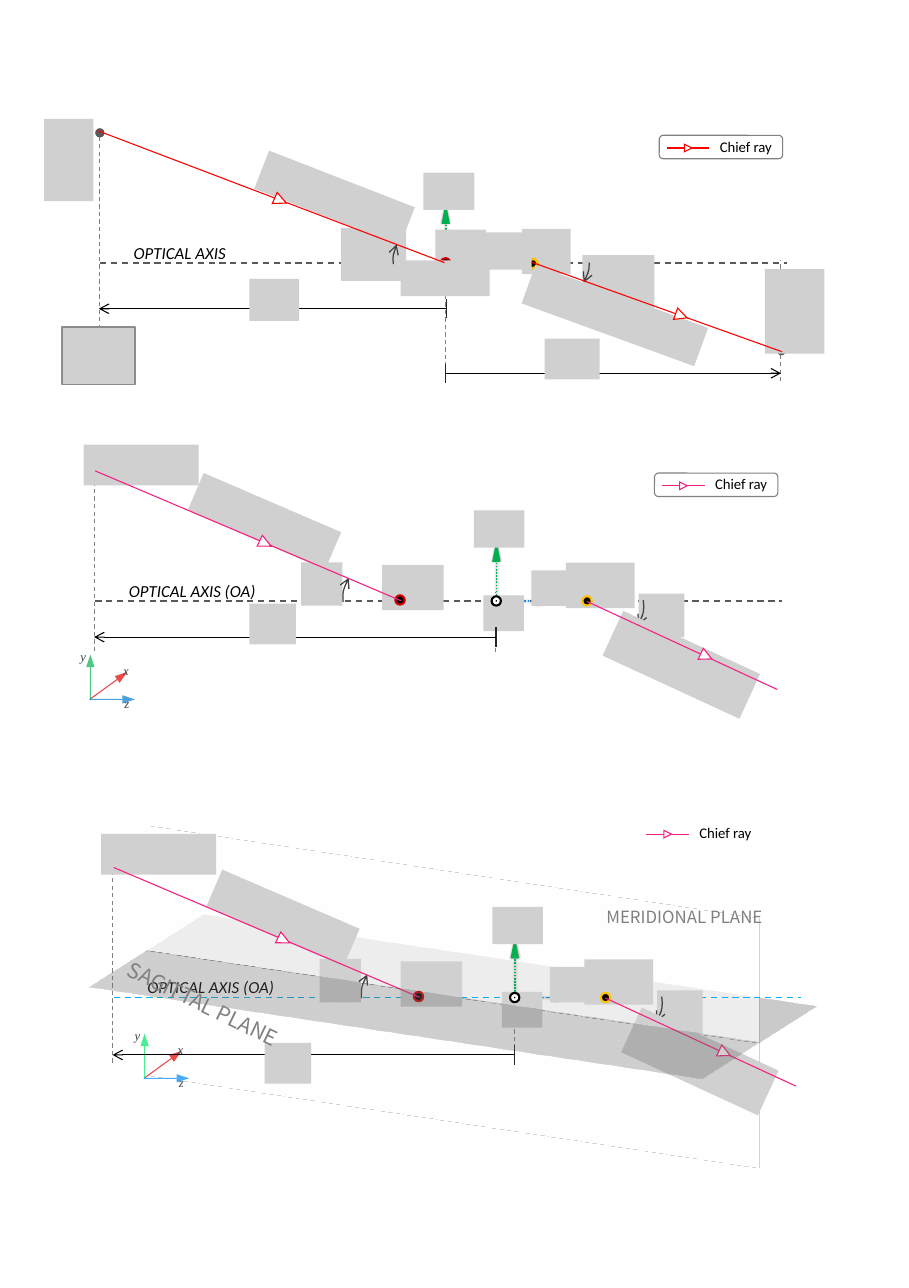
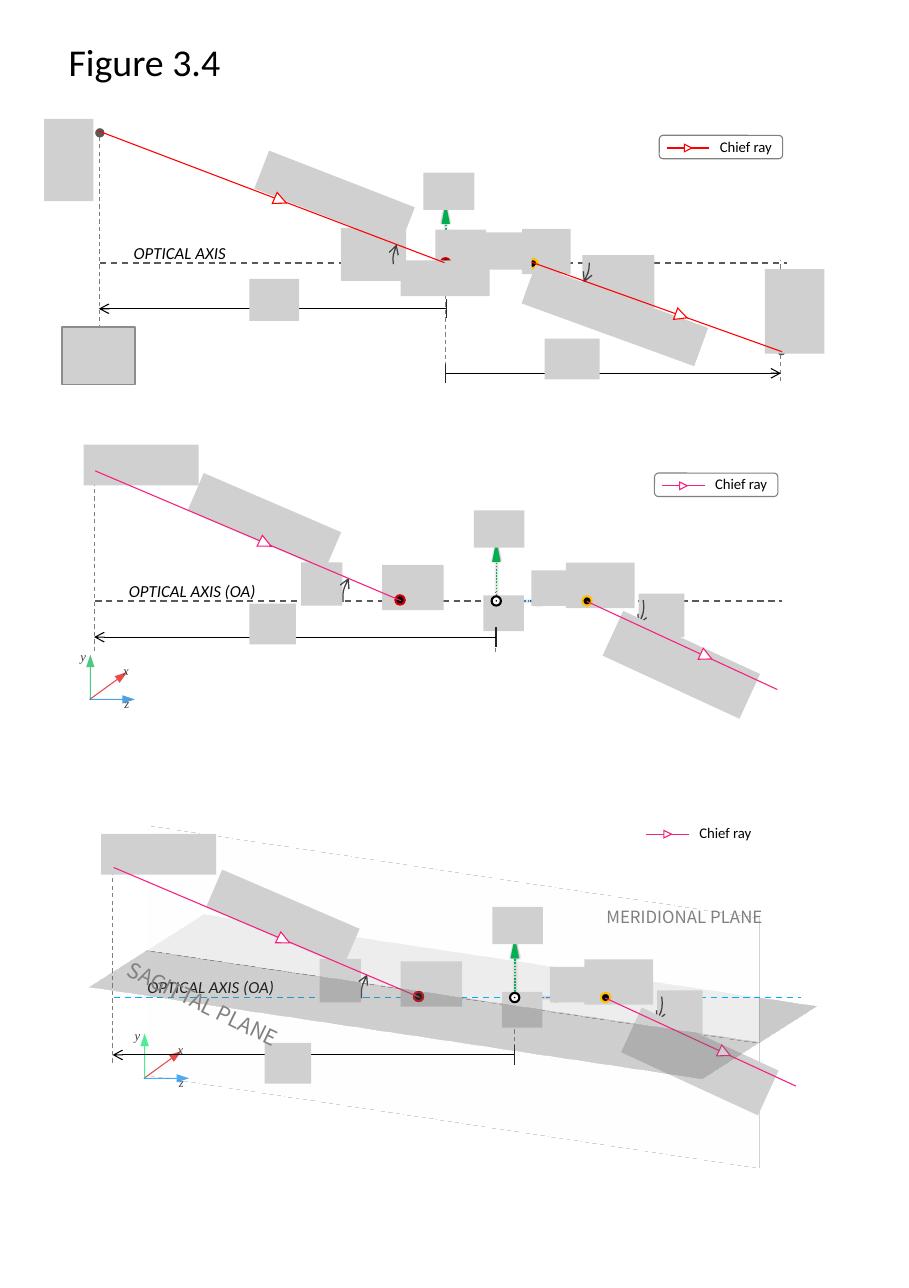
Before and after one commit to indranilsinharoy/phd-artifacts, a slide deck: slide 4 of chapters/chapter03_geometricmodel/figures/figures_PPT.pptx. Drawn at 909x1288 pixels with LibreOffice and Linux fonts; fonts in the diff are those of the drawing; grey boxes stand for pictures. Boxes give left, top, right and bottom in pixels: in the first picture for what was removed or moved away, otherwise in the second. Text is boxed around its words. In the diff, an @@ line names an element or a change of style, - is before the commit and + after.

```diff
--- a/chapters/chapter03_geometricmodel/figures/figures_PPT.pptx
+++ b/chapters/chapter03_geometricmodel/figures/figures_PPT.pptx
@@ text added at bbox=[69, 50, 220, 83], 18 pt, text #000000 @@
+Figure 3.4
```
Also in this commit, not shown: 7 other slides changed, 10 other files.
